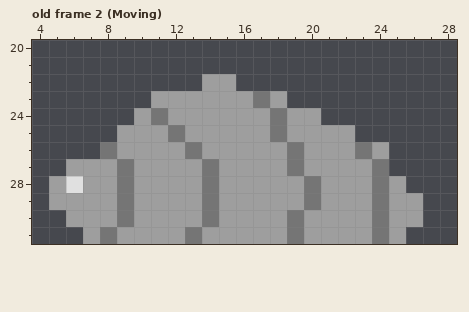
Two states of a pixel-art file, dots/Aseprite drawings/Enemy01.aseprite. This is how it looked before the edit.
32x32 pixels, 21 frames. Shown: old frame 2 (Moving): x 4..28, y 20..31. The commit also changed other frames, which this record leaves out.
After the commit:
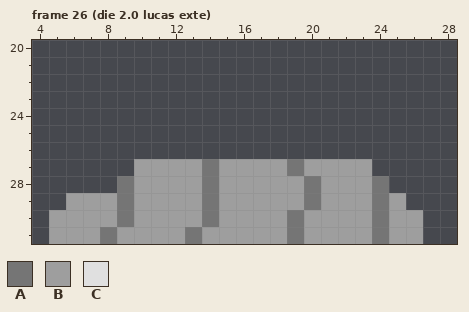
Palette (. is transparent): A #757575  B #9e9e9e  C #e0e0e0
A new or re-ordered frame is compared with the old frame closest to it.
Message: Background change Made the sun 2 deminsional removed lucas mistakes and yea
The exact change:
frames 21 -> 32
--- frame 26 (die 2.0 lucas exte) is new; against old frame 2 (Moving)
@@ x 4..28 @@
 21 .........................
-22 ..........BB.............
-23 .......BBBBBBAB..........
-24 ......BABBBBBBABB........
-25 .....BBBABBBBBABBBB......
-26 ....ABBBBABBBBBABBBAB....
-27 ..BBBABBBBABBBBABBBBA....
-28 .BCBBABBBBABBBBBABBBAB...
-29 .BBBBABBBBABBBBBABBBABB..
-30 ..BBBABBBBABBBBABBBBABB..
-31 ...BABBBBABBBBBABBBBAB...
+22 .........................
+23 .........................
+24 .........................
+25 .........................
+26 .........................
+27 ......BBBBABBBBABBBB.....
+28 .....ABBBBABBBBBABBBA....
+29 ..BBBABBBBABBBBBABBBAB...
+30 .BBBBABBBBABBBBABBBBABB..
+31 .BBBABBBBABBBBBABBBBABB..
